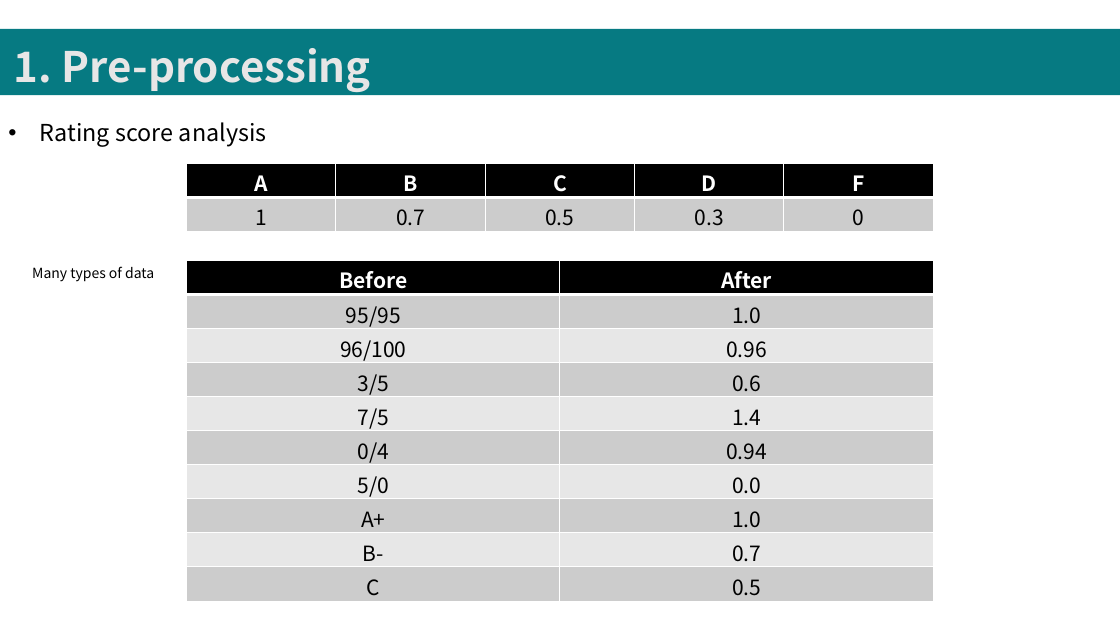
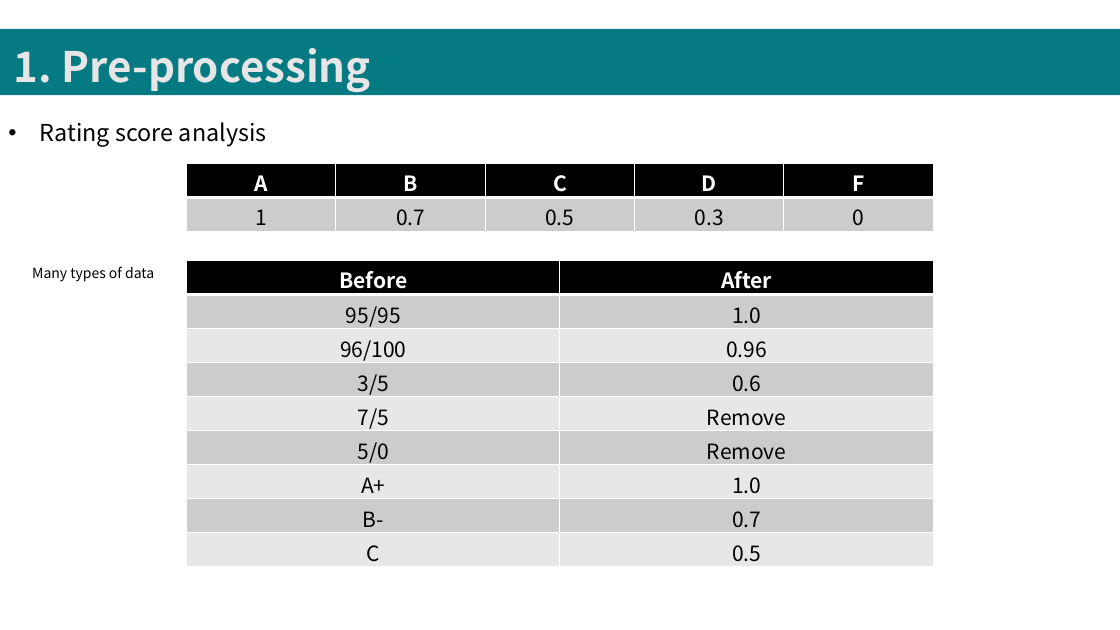
Before and after one commit to keejun-han/NLP_GNN_STUDY, a slide deck: slide 3 of Movie/(210820)sentiment_analysis_bert(이천솔).pptx. Drawn at 1120x630 pixels with LibreOffice and Linux fonts; fonts in the diff are those of the drawing. Boxes give left, top, right and bottom in pixels: in the first picture for what was removed or moved away, otherwise in the second. Text is boxed around its words. In the diff, an @@ line names an element or a change of style, - is before the commit and + after.

```diff
--- a/Movie/(210820)sentiment_analysis_bert(이천솔).pptx
+++ b/Movie/(210820)sentiment_analysis_bert(이천솔).pptx
@@ table at (187,260,933,567) @@
-row 5: 7/5 | 1.4
-row 6: 0/4 | 0.94
-row 7: 5/0 | 0.0
+row 5: 7/5 | Remove
+row 6: 5/0 | Remove
```
Also in this commit, not shown: 5 other files.
